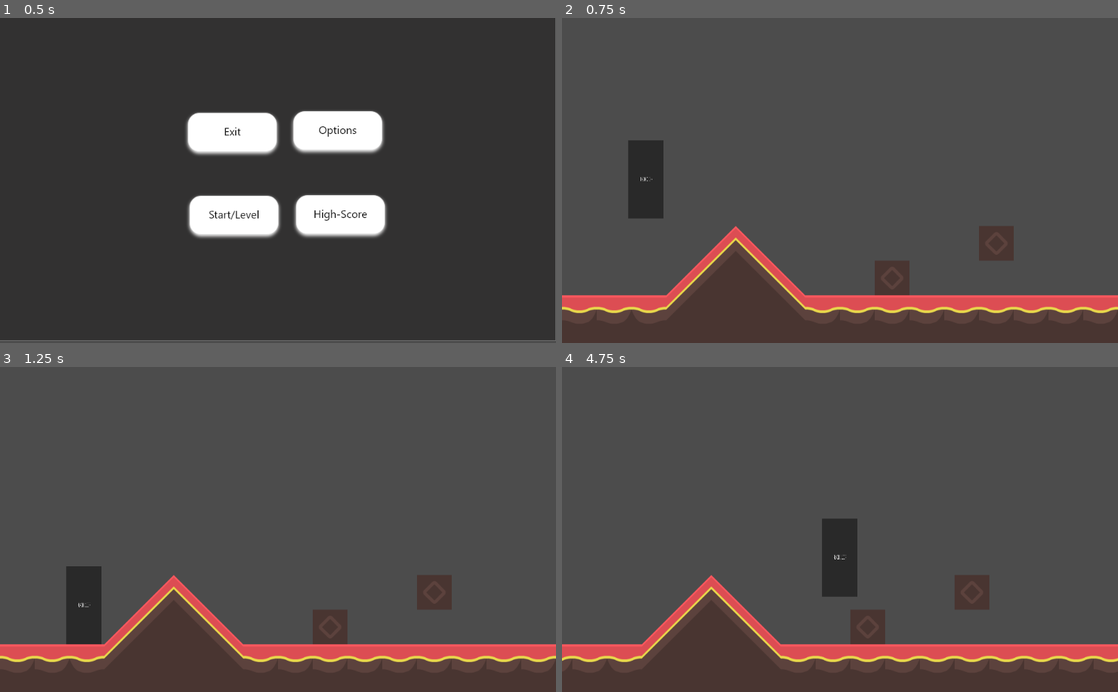
Above: before the commit, frames 1-4 (two rows, left to right).
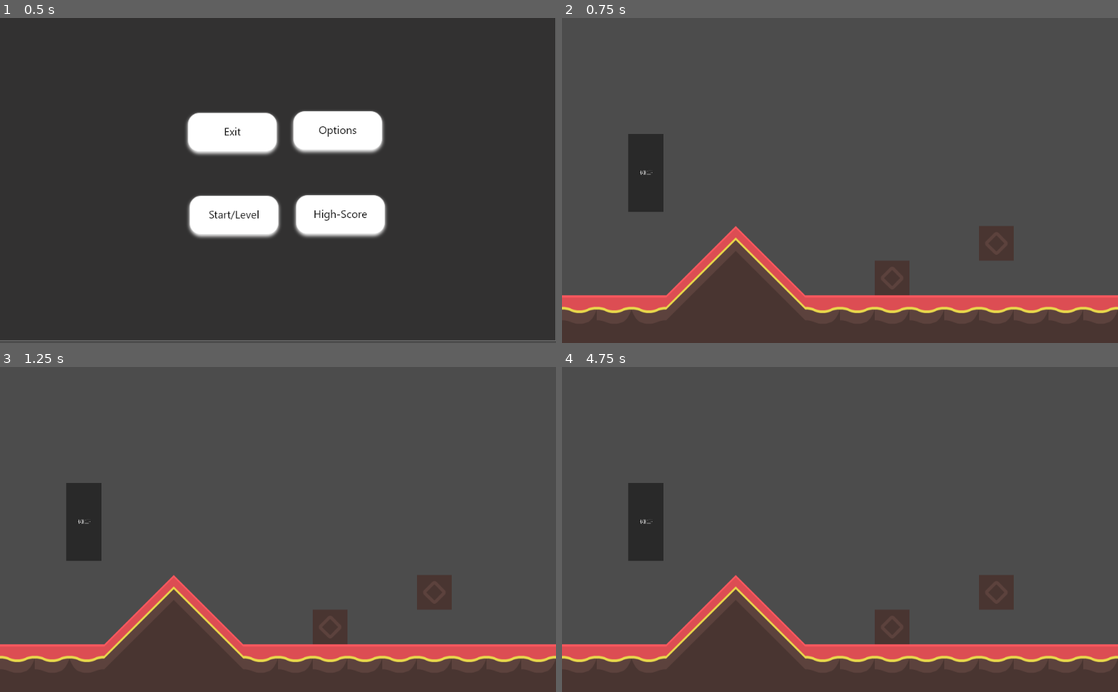
Above: after the commit, the same moments.

Repository: INF19IT2/2d-Jump-n-Run-SE
Game: Godot game, scene res://Scenes/MainScene/MainScene.tscn
The game is run twice, just before and just after one commit, with the same random seed, the same clock (stepped at 60 frames per second) and the same inputs.
Inputs (mouse positions are in pixels of both pictures, inside the frame that each line leads up to):
- Up to frame 1 (0.5 s): no input
- Up to frame 2 (0.75 s): click (795, 216) at 0.5 s
- Up to frame 3 (1.25 s): no input
- Up to frame 4 (4.75 s): tap Enter (shoot, bound only after the commit) at 1.25, 2.1, 3.6 s; hold Enter (shoot, bound only after the commit) 1.28-2.03 s; hold D (move_right) 1.28-2.78 s; tap W (move_up) at 1.52, 2.27, 3.77, 4.52 s; hold A (move_left) 2.78-3.53 s; hold Enter (shoot, bound only after the commit) 2.78-3.53 s; hold D (move_right) from 3.53 s (still down); hold Enter (shoot, bound only after the commit) from 4.28 s (still down)

Frame 1 is identical in both runs. In frame 2, 0.3% of the frame differs, in the area x 11-19%, y 35-62%; in frame 3, 3.0%; in frame 4, 7.9%, in the area x 0-100%, y 35-91%.
Error after the commit: Parse Error: Can't preload resource at path: res://Scenes/Objects/Projectile.tscn (res://Scripts/Player_Modell/Player_Script.gd:9)

Commit message:
projectile added

Diff:
--- a/2d-Jump-n-Run-SE/Scenes/First_Level/First_Level.tscn
+++ b/2d-Jump-n-Run-SE/Scenes/First_Level/First_Level.tscn
@@ -1,7 +1,6 @@
-[gd_scene load_steps=4 format=2]
+[gd_scene load_steps=3 format=2]
 
 [ext_resource path="res://Scenes/First_Level/first_level_tileset.tres" type="TileSet" id=1]
-[ext_resource path="res://Scenes/PauseMenu/PaueMenu.tscn" type="PackedScene" id=2]
 [ext_resource path="res://Scenes/Objects/Player.tscn" type="PackedScene" id=3]
 
 [node name="Node2D" type="Node2D"]
@@ -27,7 +26,3 @@
 limit_right = 1400
 limit_bottom = 600
 drag_margin_v_enabled = true
-
-[node name="CanvasLayer2" type="CanvasLayer" parent="."]
-
-[node name="PauseMenu" parent="CanvasLayer2" instance=ExtResource( 2 )]
--- a/2d-Jump-n-Run-SE/Scripts/Player_Modell/Player_Script.gd
+++ b/2d-Jump-n-Run-SE/Scripts/Player_Modell/Player_Script.gd
@@ -4,6 +4,9 @@
 export var speed : int = 200
 export var jumpForce : int = 500
 export var gravity : int = 800
+
+#preload projectile object
+const PROJECTILE = preload("res://Scenes/Objects/Projectile.tscn")
 
 var velocity = Vector2()
 
@@ -17,6 +20,12 @@
 	if Input.is_action_pressed("move_left"):
 		velocity.x -= speed
 
+	#create bullet on player position
+	if Input.is_action_pressed("shoot"):
+		var projectile = PROJECTILE.instance()
+		projectile.global_position = global_position
+		get_parent().add_child(projectile)
+
 	#gravity
 	velocity.y += gravity * delta
 
--- a/2d-Jump-n-Run-SE/project.godot
+++ b/2d-Jump-n-Run-SE/project.godot
@@ -46,9 +46,9 @@
 , Object(InputEventKey,"resource_local_to_scene":false,"resource_name":"","device":0,"alt":false,"shift":false,"control":false,"meta":false,"command":false,"pressed":false,"scancode":16777232,"unicode":0,"echo":false,"script":null)
  ]
 }
-pause_button={
+shoot={
 "deadzone": 0.5,
-"events": [ Object(InputEventKey,"resource_local_to_scene":false,"resource_name":"","device":0,"alt":false,"shift":false,"control":false,"meta":false,"command":false,"pressed":false,"scancode":16777217,"unicode":0,"echo":false,"script":null)
+"events": [ Object(InputEventKey,"resource_local_to_scene":false,"resource_name":"","device":0,"alt":false,"shift":false,"control":false,"meta":false,"command":false,"pressed":false,"scancode":16777221,"unicode":0,"echo":false,"script":null)
  ]
 }
 
